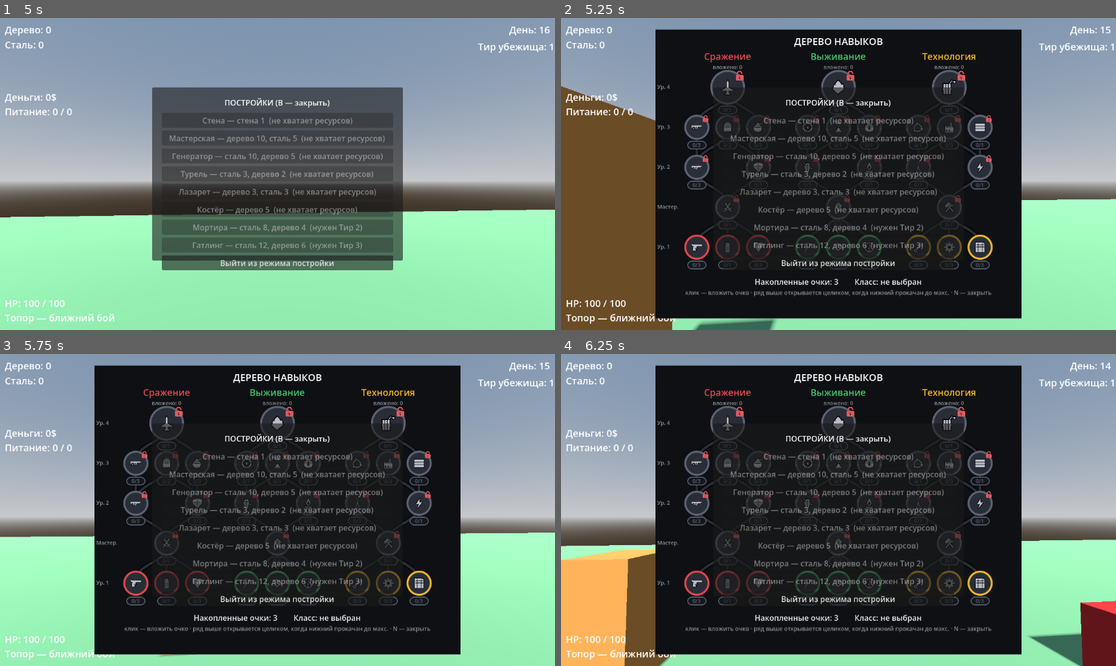
Above: before the commit, frames 1-4 (two rows, left to right).
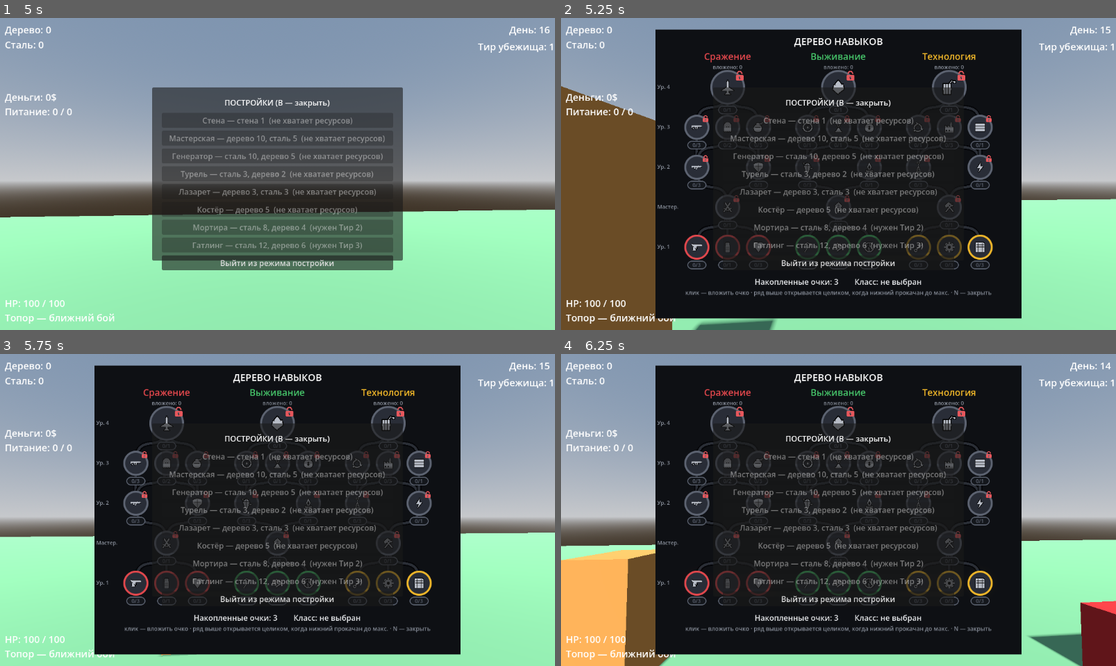
Above: after the commit, the same moments.

Repository: kem4ikkk/ubeziche
Game: Godot game, scene res://scenes/main.tscn
Two runs of this game, one before a commit and one after it. Both use one fixed random seed, a clock stepped at 60 frames per second and the inputs below.
Inputs (mouse positions are in pixels of both pictures, inside the frame that each line leads up to):
- Up to frame 1 (5 s): tap Enter at 0.5 s; move the mouse to (305, 174) at 0.52 s; hold W 0.53-3.53 s; tap F at 0.6 s; click (305, 174) at 0.67 s; tap Space at 0.77, 1.52, 3.02, 3.77, 4.25, 4.52 s; move the mouse to (249, 174) at 1.27 s; tap R at 1.35 s; move the mouse to (288, 167) at 2.02 s; tap B at 2.1 s; move the mouse to (249, 236) at 2.77 s; tap 1 at 2.85 s; click (249, 236) at 2.92 s; move the mouse to (444, 220) at 3.52 s; hold A from 3.53 s (still down); tap 5 at 3.6 s; move the mouse to (111, 127) at 4.27 s; tap Q at 4.35 s
- Up to frame 2 (5.25 s): move the mouse to (866, 174) at 5.02 s; release A at 5.03 s; hold S from 5.03 s (still down); tap N at 5.1 s; click (866, 174) at 5.17 s
- Up to frame 3 (5.75 s): keep holding S
- Up to frame 4 (6.25 s): move the mouse to (755, 432) at 5.77 s; release S at 5.78 s; hold D from 5.78 s (still down); tap E at 5.85 s; tap Space at 6.02 s

Frame 1 is identical in both runs. In frame 2, 0.2% of the frame differs, in the area x 24-76%, y 28-70%; in frame 3, 0.2%; in frame 4, 0.2%.

Commit message:
Дерево навыков: линии реально плавные (сила кривой Безье 0.55→0.9) (4.13c)
Автор: линии всё ещё не плавные. Причина: при k=0.55 S-кривая прижата к прямой
(отклонение ~6px), читается как диагональ. Подобрал силу касательной в Python-
превью (k=0.55/0.9/1.1) → k=0.9: пути выходят/входят в узлы вертикально и мягко
изгибаются «ступенькой», пересечения tier2→tier3 гладкие.

Проверено через capture (EXIT=0).

Co-Authored-By: Claude Opus 4.8 <noreply@anthropic.com>

Diff:
--- a/scripts/skill_menu.gd
+++ b/scripts/skill_menu.gd
@@ -160,8 +160,10 @@
 ## сходящиеся/ветвящиеся пути не дают острых углов («ломаности»).
 func _curve_points(a: Vector2, b: Vector2) -> PackedVector2Array:
 	var dy: float = a.y - b.y                     # a — ниже (больше y), b — выше
-	var c1 := a + Vector2(0, -dy * 0.55)
-	var c2 := b + Vector2(0, dy * 0.55)
+	# Длинные вертикальные касательные (k=0.9) → пути выходят/входят в узлы
+	# вертикально и мягко изгибаются «ступенькой» (при k≈0.55 изгиб почти не виден).
+	var c1 := a + Vector2(0, -dy * 0.9)
+	var c2 := b + Vector2(0, dy * 0.9)
 	var pts := PackedVector2Array()
 	var n := 24
 	for i in n + 1:
Not shown, changed: docs/PROGRESS.md
